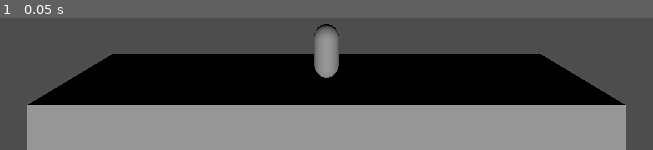
Above: before the commit, frame 1.
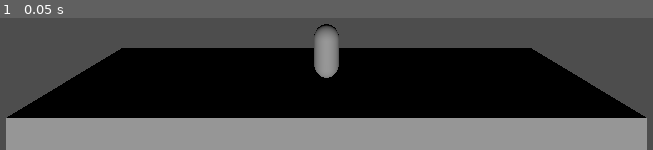
Above: after the commit, the same moment.

Repository: greatbrick0/SacrificeJam1
Game: Godot game, scene res://Scenes/main_level.tscn
The game is run twice, just before and just after one commit, with the same random seed, the same clock (stepped at 60 frames per second) and the same inputs. The project has no main scene, so this scene is started directly.
Inputs:
- Up to frame 1 (0.05 s): no input

The runs differ from the first frame. In frame 1, 14% of the frame differs, in the area x 0-100%, y 22-100%.

Commit message:
Added Player Scene

Diff:
--- a/Scenes/main_level.tscn
+++ b/Scenes/main_level.tscn
@@ -9,7 +9,7 @@
 [node name="Path" type="Node3D" parent="."]
 
 [node name="MeshInstance3D" type="MeshInstance3D" parent="Path"]
-transform = Transform3D(20, 0, 0, 0, 10, 0, 0, 0, 3, 0, -6, 0)
+transform = Transform3D(20, 0, 0, 0, 10, 0, 0, 0, 4, 0, -6, 0)
 mesh = SubResource("BoxMesh_a37ub")
 
 [node name="Camera" type="Camera3D" parent="."]
--- /dev/null
+++ b/Scenes/player.tscn
@@ -0,0 +1,10 @@
+[gd_scene load_steps=2 format=3 uid="uid://r4je3ei2rhwd"]
+
+[sub_resource type="CapsuleMesh" id="CapsuleMesh_c7dkq"]
+
+[node name="Player" type="Node3D"]
+
+[node name="Visuals" type="Node3D" parent="."]
+
+[node name="MeshInstance3D" type="MeshInstance3D" parent="Visuals"]
+mesh = SubResource("CapsuleMesh_c7dkq")
